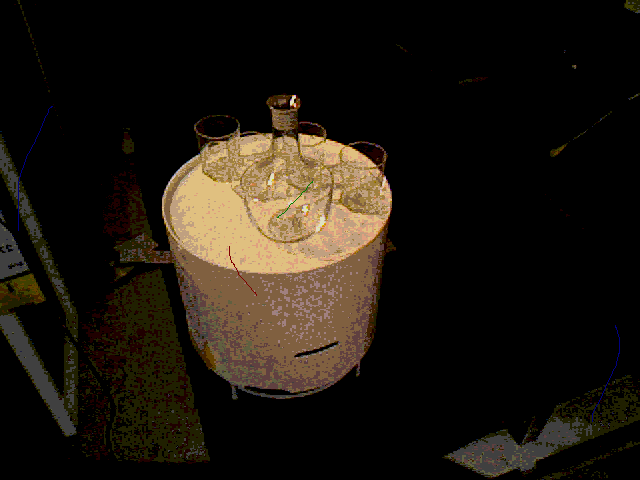
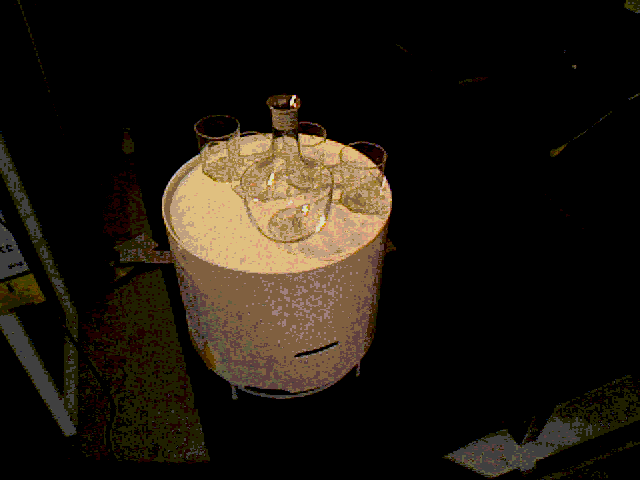
Layers edited between the first and the second 640x480 image:
removed layer "Layer #1" over [18,106,620,422]
